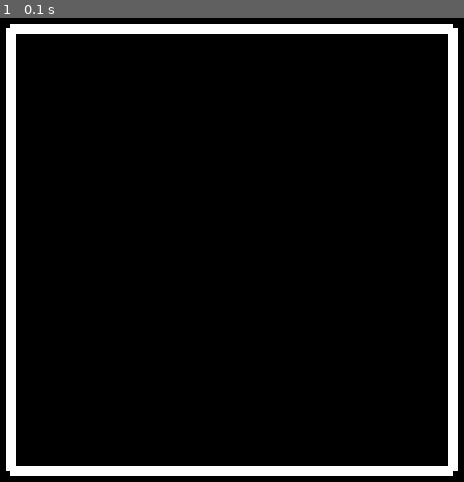
Above: before the commit, frame 1.
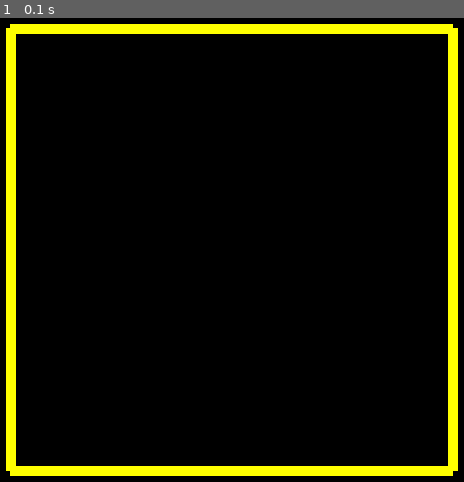
Above: after the commit, the same moment.

Repository: SaulRuizS/Tictactoe
Game: pygame game, started from tictactoe_python.py
Two runs of this game, one before a commit and one after it. Both use one fixed random seed, a clock stepped at 60 frames per second and the inputs below.
Inputs:
- Up to frame 1 (0.1 s): no input

The runs differ from the first frame. In frame 1, 8.2% of the frame differs, in the area x 1-99%, y 1-99%.

Commit message:
Grid color change

Diff:
--- a/tictactoe_python.py
+++ b/tictactoe_python.py
@@ -18,7 +18,7 @@
 #top_padding = 60
 #spaceOfLines = 50
 
-grid_color = pygame.Color(255,255,255)
+grid_color = pygame.Color(255,255,0)
 #pygame.Color(255,0,255)
 #pygame.Color(0,255,255)
 #pygame.Color(255,255,0)
